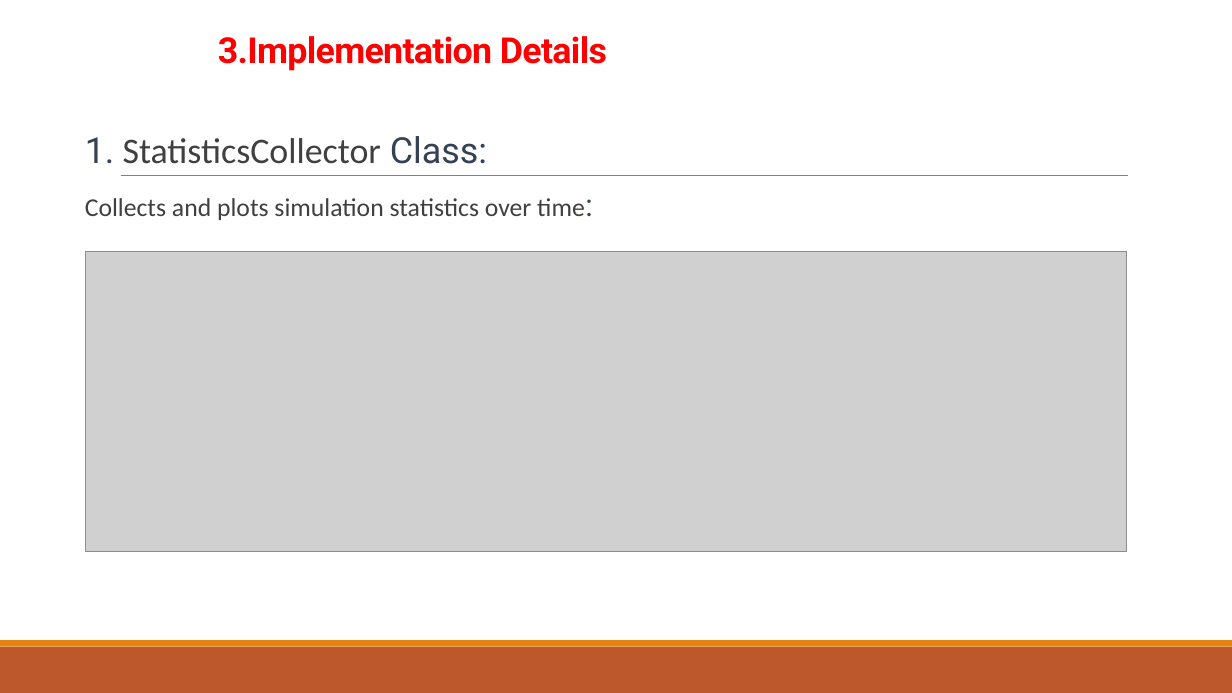
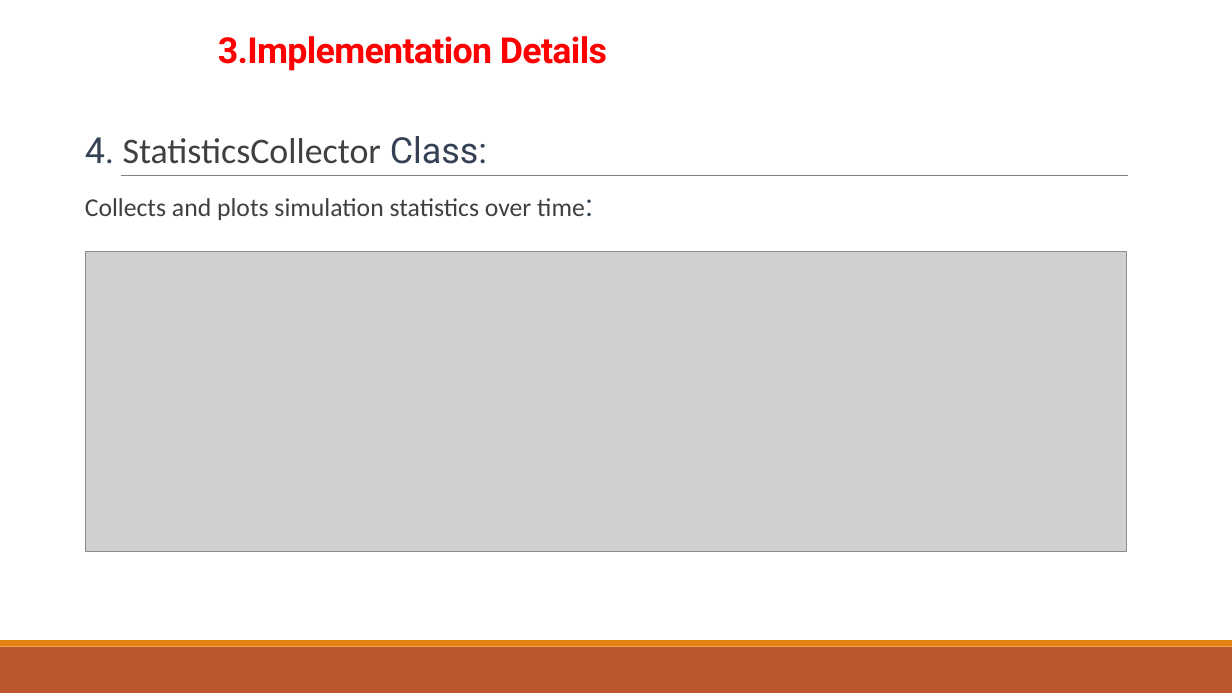
Before and after one commit to Thanoon12k/ROUTER-AQM-FIFO-CODEL-PIE-comparison, a slide deck: slide 13 of PIE.pptx (slide 14 before the commit). Drawn at 1232x693 pixels with LibreOffice and Linux fonts; fonts in the diff are those of the drawing; grey boxes stand for pictures. Boxes give left, top, right and bottom in pixels: in the first picture for what was removed or moved away, otherwise in the second. Text is boxed around its words. In the diff, an @@ line names an element or a change of style, - is before the commit and + after.

```diff
--- a/PIE.pptx
+++ b/PIE.pptx
@@ text at <box>85,136,487,164</box>: text changed @@
-1. StatisticsCollector Class:
+4. StatisticsCollector Class:
```
Also in this commit, not shown: 13 other slides changed, 4 slides added, 6 slides removed, 16 other files.
